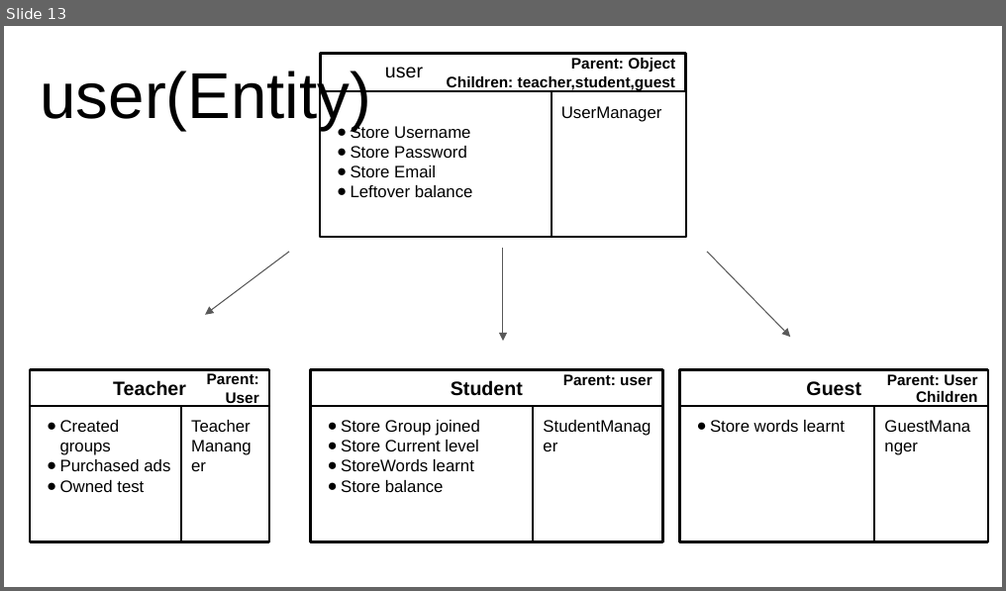
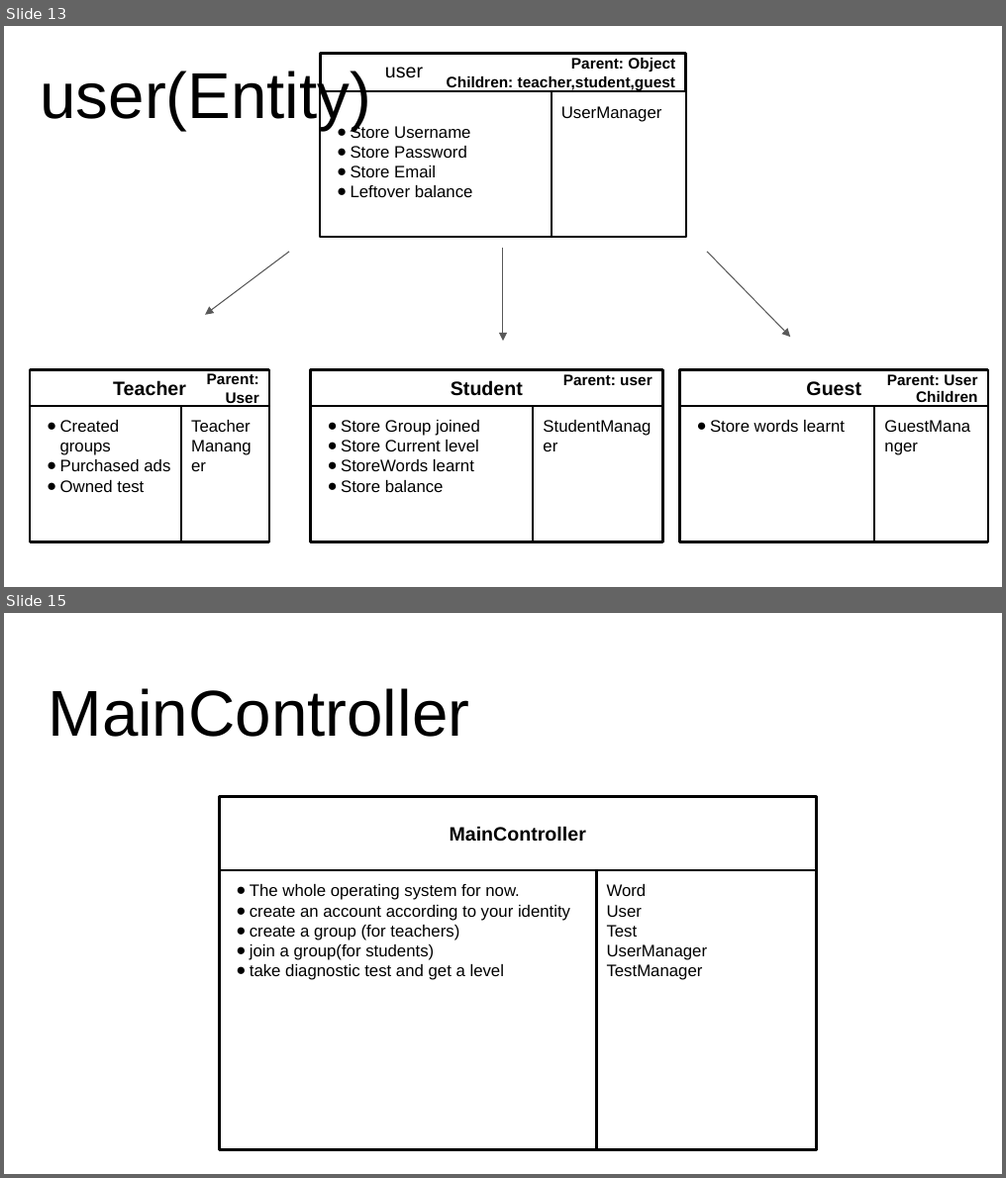
Before and after one commit to CSC207-UofT/course-project-group006, a slide deck: Project CRC Cards.pptx. Shown one above the other, each under a label of ours: slide 13 before the commit, slides 13 and 15 after it; the slides between them are not shown. The pictures are 1006x591 and 1006x1178 pixels, drawn with LibreOffice and Linux fonts; fonts in the diff are those of the drawing. Boxes give left, top, right and bottom in pixels: in the first picture for what was removed or moved away, otherwise in the second. Text is boxed around its words. In the diff, an @@ line names an element or a change of style, - is before the commit and + after.

```diff
--- a/Project CRC Cards.pptx
+++ b/Project CRC Cards.pptx
@@ slide 15 added at <box>4,613,1002,1174</box>, background #FFFFFF @@
@@ title added at <box>48,688,469,737</box>, 46.8 pt, text #000000 @@
+MainController
@@ group added at <box>220,796,817,1150</box>: 4 rectangles @@
+MainController
+● The whole operating system for now.
+● create an account according to your identity
+● create a group (for teachers)
+● join a group(for students)
+● take diagnostic test and get a level
+Word
+User
+Test
+UserManager
+TestManager
```
Also in this commit, not shown: 1 slide changed, 1 slide removed.
